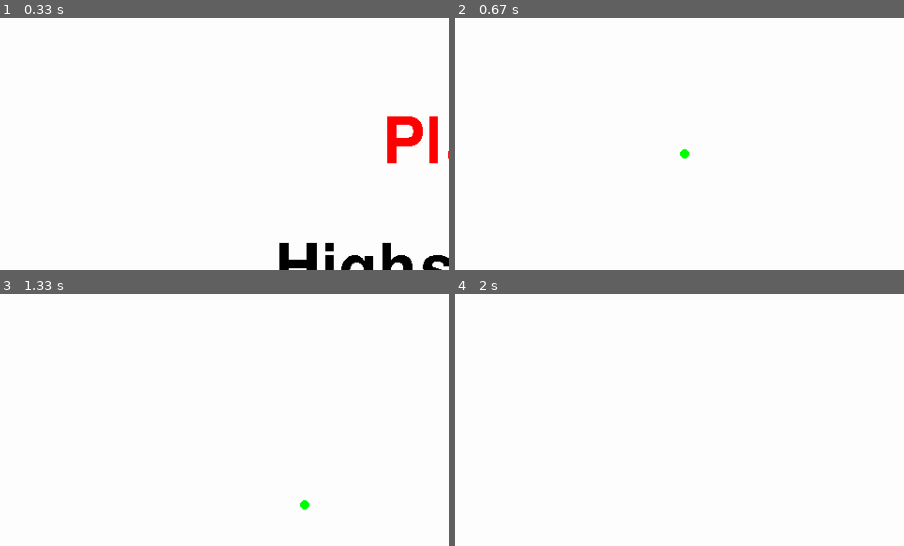
Above: before the commit, frames 1-4 (two rows, left to right).
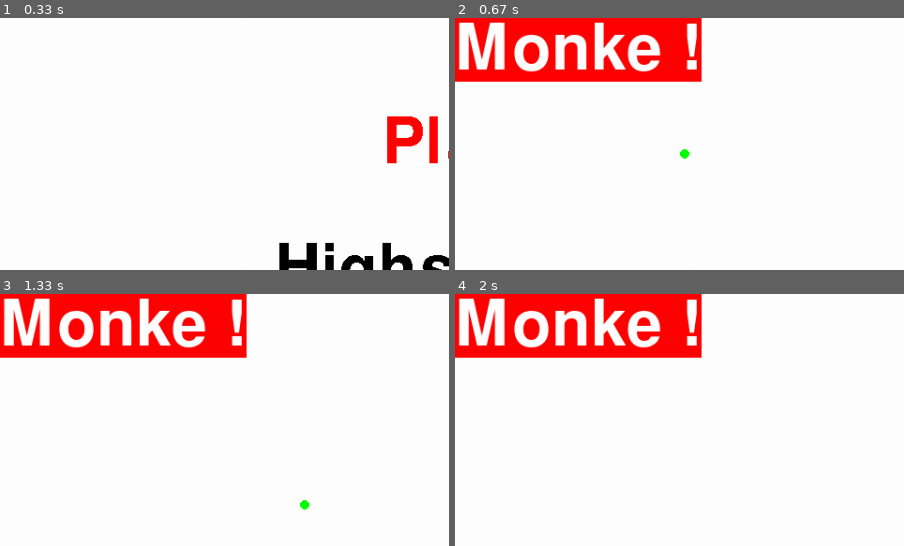
Above: after the commit, the same moments.

Repository: Arcthuruss/breakout
Game: pygame game, started from casse-brique.py
The game is run twice, just before and just after one commit, with the same random seed, the same clock (stepped at 60 frames per second) and the same inputs.
Inputs:
- Up to frame 1 (0.33 s): no input
- Up to frame 2 (0.67 s): tap Enter at 0.33 s
- Up to frame 3 (1.33 s): hold Right from 1.22 s (still down)
- Up to frame 4 (2 s): release Right at 1.68 s; hold Left from 1.72 s (still down)
The pictures show only the part of the screen within x 0-50%, y 0-50%; the shares and areas given below are measured in that part.

Frame 1 is identical in both runs. In frame 2, 10% of the frame differs, in the area x 0-56%, y 0-26%; in frame 3, 10%; in frame 4, 10%.

Commit message:
THE TEXT WORKS !!! I CAN DISPLAY MONKE

Diff:
--- a/casse-brique.py
+++ b/casse-brique.py
@@ -31,7 +31,8 @@
     pygame.mixer.music.play()
 while difficulty.lives :
 	effacer(fenetre)
-	lives_counter = font.render('Monke !', True, WHITE, RED)
+	lives_counter=font.render('Monke !', True, WHITE, RED)
+	fenetre.blit(lives_counter, (0, 0))
 	balle.avancer()
 	balle.collisions(raquette,briques,(largeur_fenetre, hauteur_fenetre))
 	balle.tracer(fenetre)
